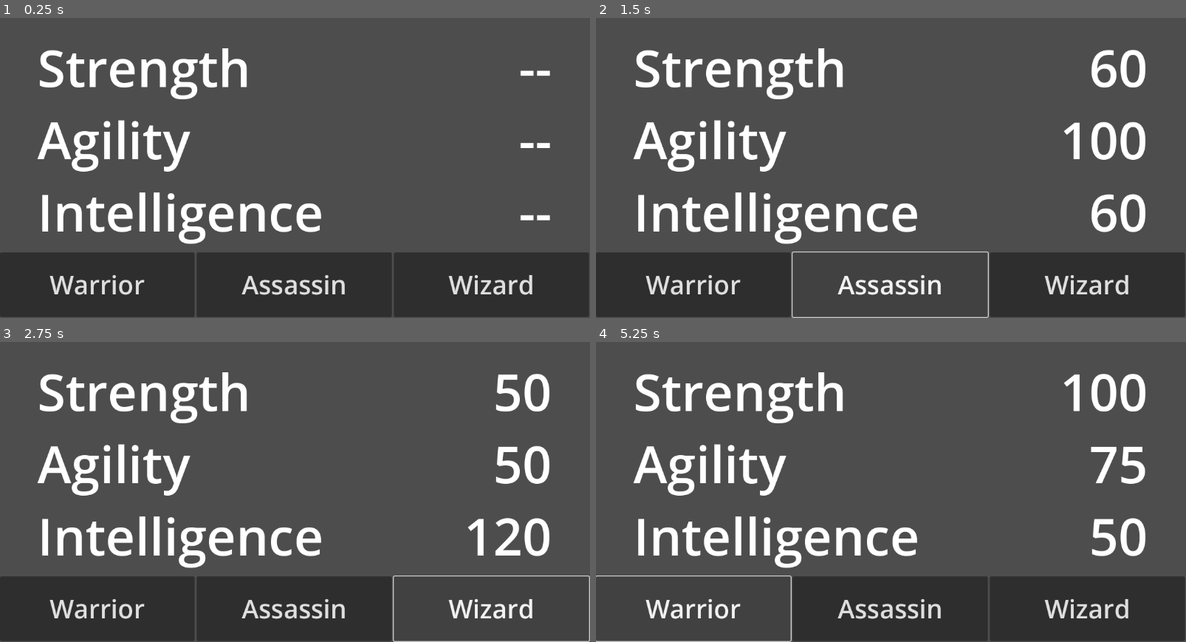
Above: before the commit, frames 1-4 (two rows, left to right).
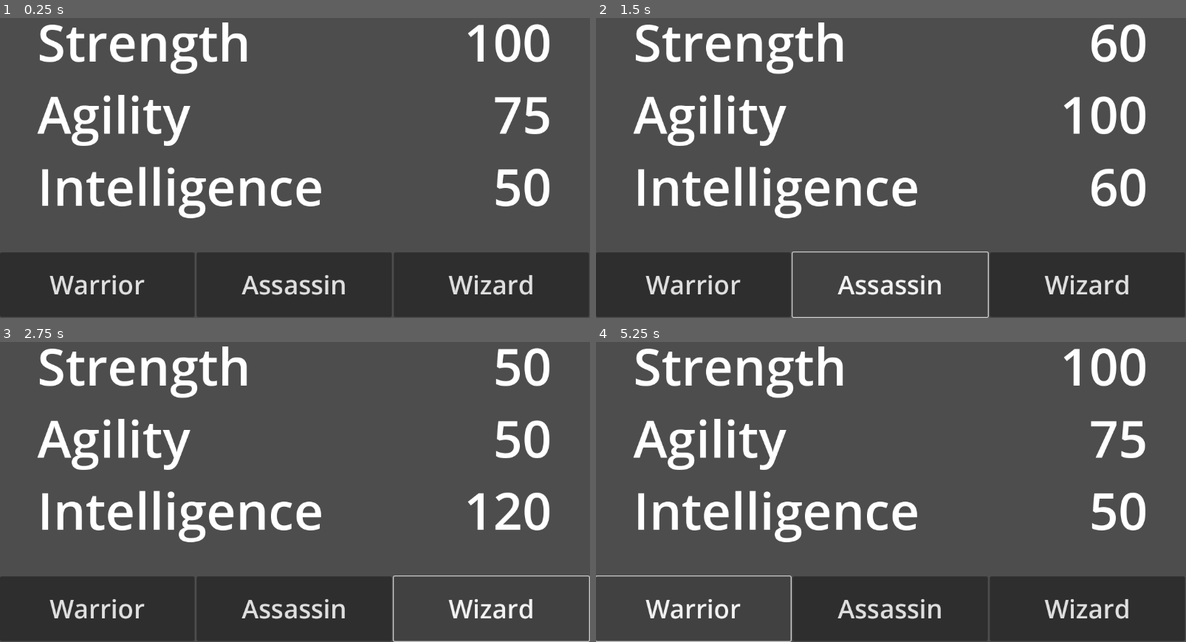
Above: after the commit, the same moments.

Repository: id-ilych/godot01
Game: Godot game, scene res://node_2d.tscn
The game is run twice, just before and just after one commit, with the same random seed, the same clock (stepped at 60 frames per second) and the same inputs.
Inputs:
- Up to frame 1 (0.25 s): no input
- Up to frame 2 (1.5 s): click "Warrior" at 0.5 s; click "Assassin" at 1.25 s
- Up to frame 3 (2.75 s): click "Wizard" at 2 s
- Up to frame 4 (5.25 s): click "Warrior" at 2.75 s; click "Assassin" at 3.5 s; click "Wizard" at 4.25 s; click "Warrior" at 5 s

The runs differ from the first frame. In frame 1, 12% of the frame differs, in the area x 6-94%, y 1-76%; in frame 2, 13%; in frame 3, 13%; in frame 4, 13%.

Commit message:
decentralize selected class view behavior

Diff:
--- /dev/null
+++ b/behaviors/character_class_label.gd
@@ -0,0 +1,16 @@
+extends Label
+
+const CharacterClassStringProperty = preload("res://resource_definitions/character_class.gd").CharacterClassStringProperty
+
+@export var source: CharacterClassReference
+@export var property: CharacterClassStringProperty
+
+func _ready():
+	if not source: return
+
+	source.changed.connect(refresh)
+	refresh()
+
+func refresh():
+	var character_class = source.value
+	text = character_class.get_string(property) if character_class else "--"
--- a/behaviors/class_view.gd
+++ /dev/null
@@ -1,19 +0,0 @@
-extends Control
-
-class_name ClassView
-
-@onready var stength_value = $CenteredContainer/Stats/Strength/Value
-@onready var agility_value = $CenteredContainer/Stats/Agility/Value
-@onready var intelligence_value = $CenteredContainer/Stats/Intelligence/Value
-@export var source: CharacterClassReference
-
-# Called when the node enters the scene tree for the first time.
-func _ready():
-	source.changed.connect(refresh)
-	refresh()
-
-func refresh():
-	var character_class = source.value
-	stength_value.text = str(character_class.strength) if character_class else "--"
-	agility_value.text = str(character_class.agility) if character_class else "--"
-	intelligence_value.text = str(character_class.intelligence) if character_class else "--"
--- a/node_2d.tscn
+++ b/node_2d.tscn
@@ -1,6 +1,6 @@
 [gd_scene load_steps=8 format=3 uid="uid://cl0gtsm784qwr"]
 
-[ext_resource type="Script" path="res://behaviors/class_view.gd" id="1_wi2o5"]
+[ext_resource type="Script" path="res://behaviors/character_class_label.gd" id="1_tf0my"]
 [ext_resource type="Resource" uid="uid://8d7j13cq33up" path="res://character_classes/warrior.tres" id="2_2453u"]
 [ext_resource type="Resource" uid="uid://dtp2iqoxfu7bw" path="res://character_classes/wizard.tres" id="2_q0rs7"]
 [ext_resource type="Script" path="res://behaviors/select_class_menu.gd" id="3_f6qs5"]
@@ -10,23 +10,21 @@
 
 [node name="Node2D" type="Node2D"]
 
-[node name="ClassView" type="Control" parent="."]
+[node name="SelectedClass" type="Control" parent="."]
 layout_mode = 3
 anchors_preset = 15
 anchor_right = 1.0
 anchor_bottom = 1.0
 offset_left = 575.0
-offset_top = 300.0
+offset_top = 250.0
 offset_right = 575.0
-offset_bottom = 300.0
+offset_bottom = 250.0
 grow_horizontal = 2
 grow_vertical = 2
 size_flags_horizontal = 3
 size_flags_vertical = 3
-script = ExtResource("1_wi2o5")
-source = ExtResource("7_3tlra")
 
-[node name="CenteredContainer" type="CenterContainer" parent="ClassView"]
+[node name="CenteredContainer" type="CenterContainer" parent="SelectedClass"]
 layout_mode = 1
 anchors_preset = 15
 anchor_right = 1.0
@@ -38,64 +36,73 @@
 grow_horizontal = 2
 grow_vertical = 2
 
-[node name="Stats" type="VBoxContainer" parent="ClassView/CenteredContainer"]
+[node name="Stats" type="VBoxContainer" parent="SelectedClass/CenteredContainer"]
 layout_mode = 2
 size_flags_horizontal = 3
 size_flags_vertical = 3
 
-[node name="Strength" type="HBoxContainer" parent="ClassView/CenteredContainer/Stats"]
+[node name="Strength" type="HBoxContainer" parent="SelectedClass/CenteredContainer/Stats"]
 custom_minimum_size = Vector2(1000, 0)
 layout_mode = 2
 alignment = 1
 
-[node name="Label" type="Label" parent="ClassView/CenteredContainer/Stats/Strength"]
+[node name="Label" type="Label" parent="SelectedClass/CenteredContainer/Stats/Strength"]
 custom_minimum_size = Vector2(800, 0)
 layout_mode = 2
 theme_override_font_sizes/font_size = 100
 text = "Strength"
 
-[node name="Value" type="Label" parent="ClassView/CenteredContainer/Stats/Strength"]
+[node name="Value" type="Label" parent="SelectedClass/CenteredContainer/Stats/Strength"]
 custom_minimum_size = Vector2(200, 0)
 layout_mode = 2
 theme_override_font_sizes/font_size = 100
 text = "99"
 horizontal_alignment = 2
+script = ExtResource("1_tf0my")
+source = ExtResource("7_3tlra")
+property = 1
 
-[node name="Agility" type="HBoxContainer" parent="ClassView/CenteredContainer/Stats"]
+[node name="Agility" type="HBoxContainer" parent="SelectedClass/CenteredContainer/Stats"]
 custom_minimum_size = Vector2(1000, 0)
 layout_mode = 2
 alignment = 1
 
-[node name="Label" type="Label" parent="ClassView/CenteredContainer/Stats/Agility"]
+[node name="Label" type="Label" parent="SelectedClass/CenteredContainer/Stats/Agility"]
 custom_minimum_size = Vector2(800, 0)
 layout_mode = 2
 theme_override_font_sizes/font_size = 100
 text = "Agility"
 
-[node name="Value" type="Label" parent="ClassView/CenteredContainer/Stats/Agility"]
+[node name="Value" type="Label" parent="SelectedClass/CenteredContainer/Stats/Agility"]
 custom_minimum_size = Vector2(200, 0)
 layout_mode = 2
 theme_override_font_sizes/font_size = 100
 text = "99"
 horizontal_alignment = 2
+script = ExtResource("1_tf0my")
+source = ExtResource("7_3tlra")
+property = 2
 
-[node name="Intelligence" type="HBoxContainer" parent="ClassView/CenteredContainer/Stats"]
+[node name="Intelligence" type="HBoxContainer" parent="SelectedClass/CenteredContainer/Stats"]
 custom_minimum_size = Vector2(1000, 0)
 layout_mode = 2
 alignment = 1
 
-[node name="Label" type="Label" parent="ClassView/CenteredContainer/Stats/Intelligence"]
+[node name="Label" type="Label" parent="SelectedClass/CenteredContainer/Stats/Intelligence"]
 custom_minimum_size = Vector2(800, 0)
 layout_mode = 2
 theme_override_font_sizes/font_size = 100
 text = "Intelligence"
 
-[node name="Value" type="Label" parent="ClassView/CenteredContainer/Stats/Intelligence"]
+[node name="Value" type="Label" parent="SelectedClass/CenteredContainer/Stats/Intelligence"]
 custom_minimum_size = Vector2(200, 0)
 layout_mode = 2
 theme_override_font_sizes/font_size = 100
 text = "99"
 horizontal_alignment = 2
+script = ExtResource("1_tf0my")
+source = ExtResource("7_3tlra")
+property = 3
 
 [node name="SelectClassMenu" type="HBoxContainer" parent="." node_paths=PackedStringArray("button_template")]
 offset_top = 520.0
--- a/resource_definitions/character_class.gd
+++ b/resource_definitions/character_class.gd
@@ -6,3 +6,24 @@
 @export var strength: int = 100
 @export var agility: int = 75
 @export var intelligence: int = 50
+
+enum CharacterClassStringProperty {
+	Name,
+	Strength,
+	Agility,
+	Intelligence,
+}
+
+func get_string(property: CharacterClassStringProperty):
+	match property:
+		CharacterClassStringProperty.Name:
+			return name
+		CharacterClassStringProperty.Strength:
+			return str(strength)
+		CharacterClassStringProperty.Agility:
+			return str(agility)
+		CharacterClassStringProperty.Intelligence:
+			return str(intelligence)
+		_:
+			print("[CharacterClass#get_string] Unknown property", property)
+			return "???"
--- a/state/selected_class.tres
+++ b/state/selected_class.tres
@@ -1,6 +1,8 @@
-[gd_resource type="Resource" script_class="CharacterClassReference" load_steps=2 format=3 uid="uid://d3lgvijj58n6h"]
+[gd_resource type="Resource" script_class="CharacterClassReference" load_steps=3 format=3 uid="uid://d3lgvijj58n6h"]
 
 [ext_resource type="Script" path="res://resource_definitions/character_class_reference.gd" id="1_shu8a"]
+[ext_resource type="Resource" uid="uid://8d7j13cq33up" path="res://character_classes/warrior.tres" id="2_6p3ej"]
 
 [resource]
 script = ExtResource("1_shu8a")
+value = ExtResource("2_6p3ej")
